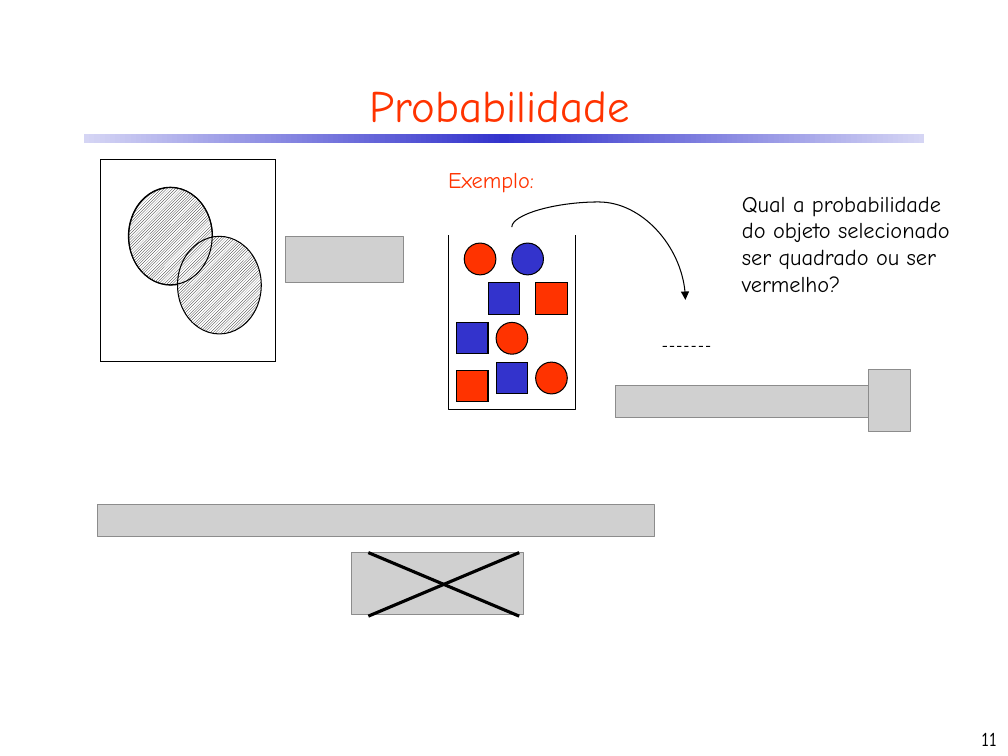
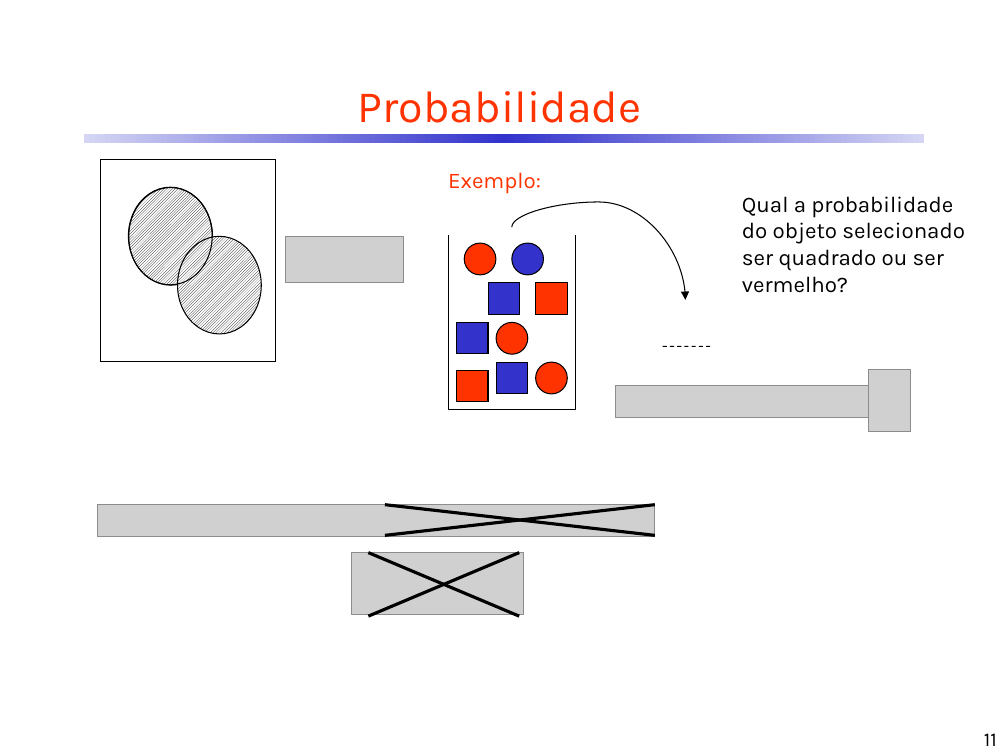
Before and after one commit to CDRenno/Estatistica, a slide deck: slide 11 of ppt/Revisao_Prob.pptx. Drawn at 1008x756 pixels with LibreOffice and Linux fonts; fonts in the diff are those of the drawing; grey boxes stand for pictures. Boxes give left, top, right and bottom in pixels: in the first picture for what was removed or moved away, otherwise in the second. Text is boxed around its words. In the diff, an @@ line names an element or a change of style, - is before the commit and + after.

```diff
--- a/ppt/Revisao_Prob.pptx
+++ b/ppt/Revisao_Prob.pptx
@@ line added from (385, 505) to (655, 535), #000000 2.25 pt @@
@@ line added from (655, 505) to (385, 535), #000000 2.25 pt @@
@@ font Comic Neue to Karla in 4 elements at bbox=[358, 91, 641, 123], bbox=[448, 172, 541, 194], bbox=[742, 196, 964, 293], bbox=[984, 733, 997, 746] @@
```
Also in this commit, not shown: 41 other slides changed, 1 other file.
